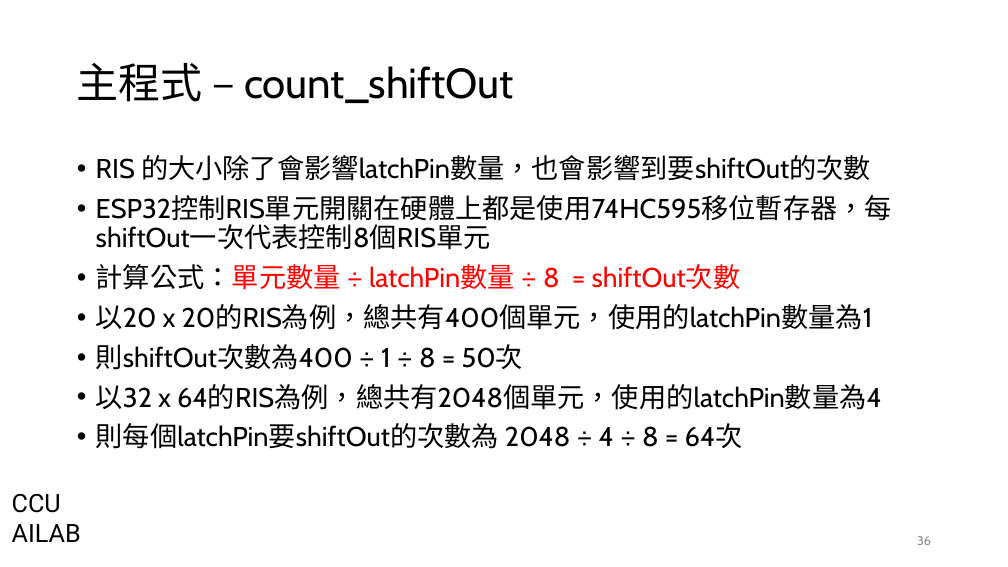
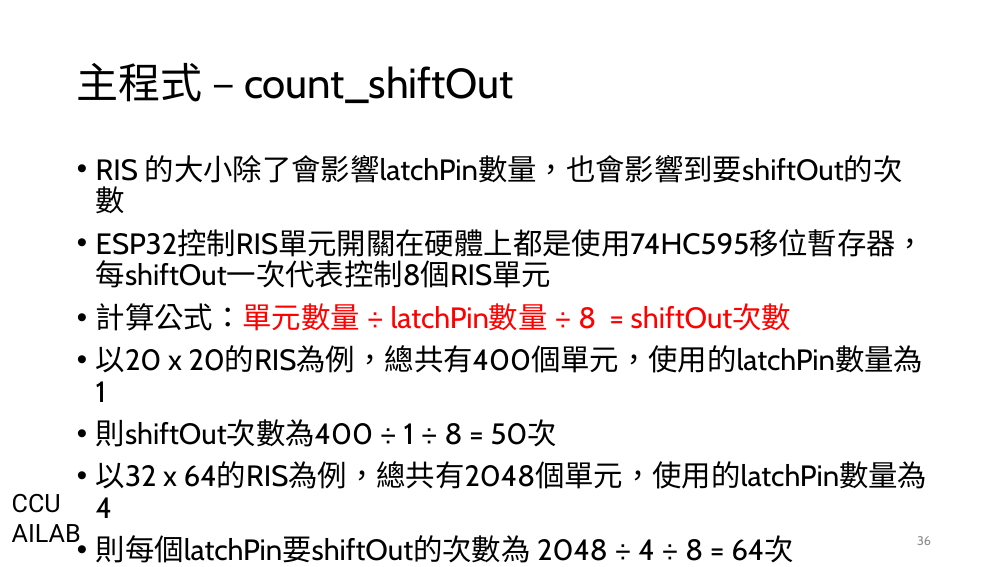
Before and after one commit to d0542218/ArduinoControlGUI, a slide deck: slide 36 of arduinoGUI 0909.pptx. Drawn at 1008x567 pixels with LibreOffice and Linux fonts; fonts in the diff are those of the drawing; background and template pictures are left out. Boxes give left, top, right and bottom in pixels: in the first picture for what was removed or moved away, otherwise in the second. Text is boxed around its words. In the diff, an @@ line names an element or a change of style, - is before the commit and + after.

```diff
--- a/arduinoGUI 0909.pptx
+++ b/arduinoGUI 0909.pptx
@@ text "RIS 的大小除了會影響latchPin數量，也會影響到要shiftOut的次數" at box(96, 155, 928, 563): size 25.9 to 28 pt @@
```
Also in this commit, not shown: 2 other slides changed.
